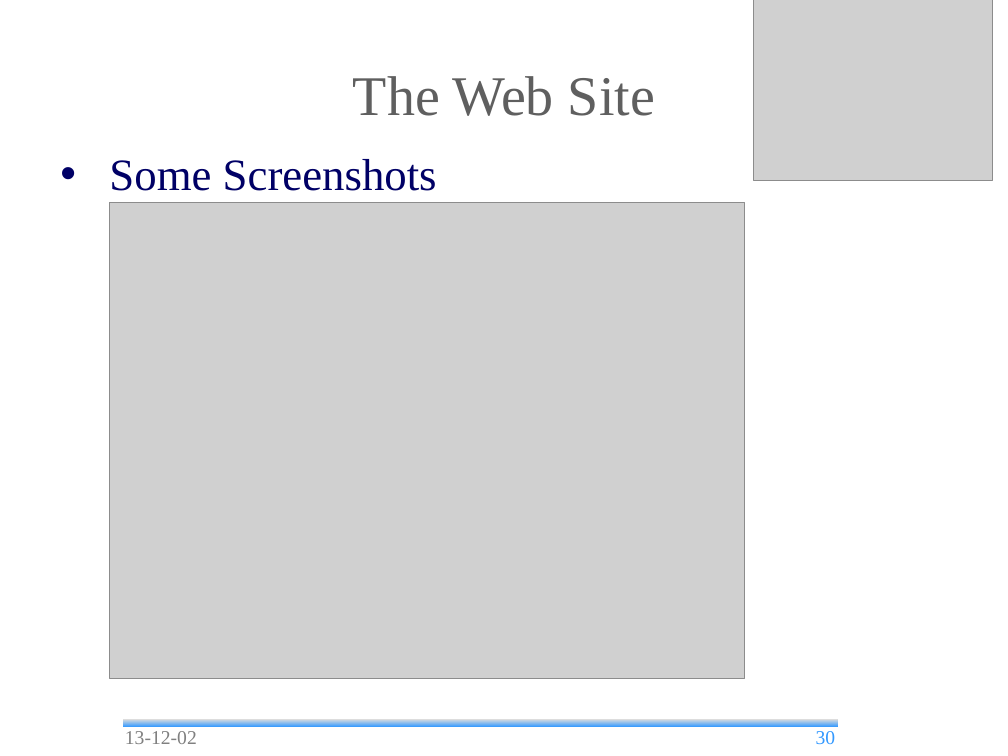
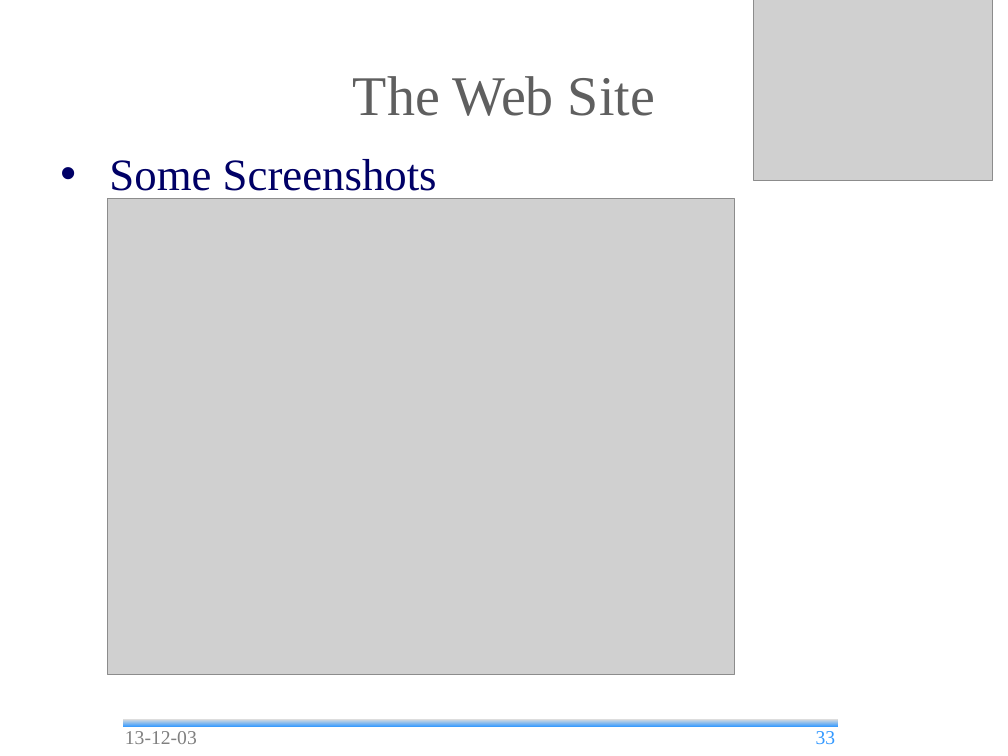
Before and after one commit to andrea-bottoli/DSD, a slide deck: slide 33 of Documentation/Presentations/Status_Report_2.odp (slide 30 before the commit). Drawn at 1008x756 pixels with LibreOffice and Linux fonts; fonts in the diff are those of the drawing; grey boxes stand for pictures; background and template pictures are left out. Boxes give left, top, right and bottom in pixels: in the first picture for what was removed or moved away, otherwise in the second. Text is boxed around its words. In the diff, an @@ line names an element or a change of style, - is before the commit and + after.

```diff
--- a/Documentation/Presentations/Status_Report_2.odp
+++ b/Documentation/Presentations/Status_Report_2.odp
@@ picture: place and size @@
-picture at <box>110,203,745,678</box>
+picture at <box>108,199,735,674</box>
@@ text at <box>125,731,197,744</box>: text changed @@
-13-12-02
+13-12-03
@@ page number at <box>816,731,836,744</box>: text changed @@
-30
+33
```
Also in this commit, not shown: 33 other slides changed, 1 slide added, 1 slide removed, 1 other file.
